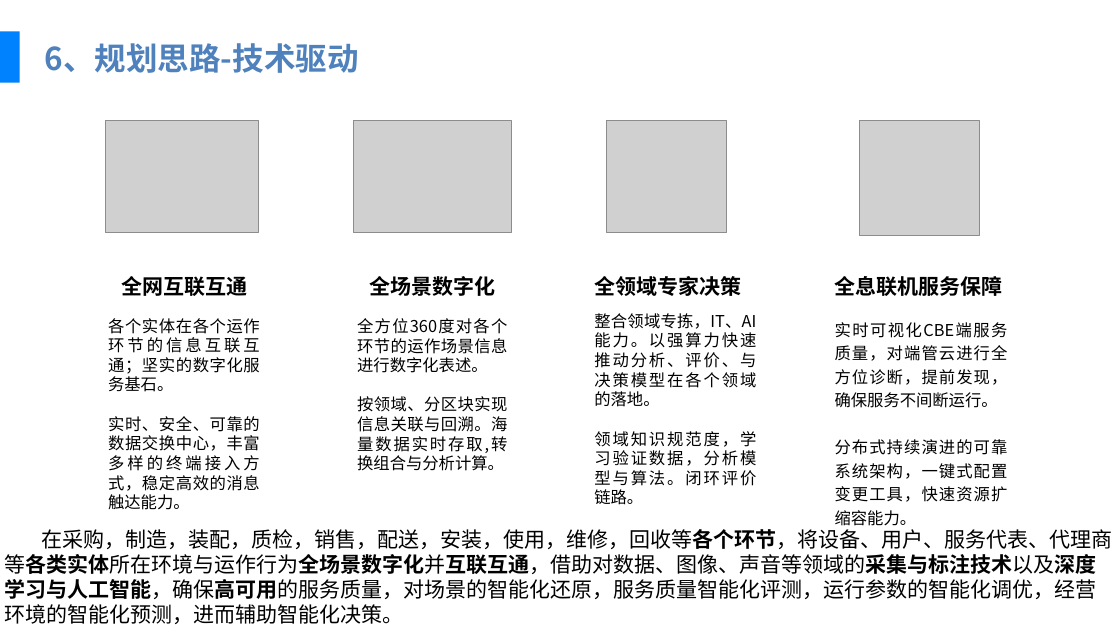
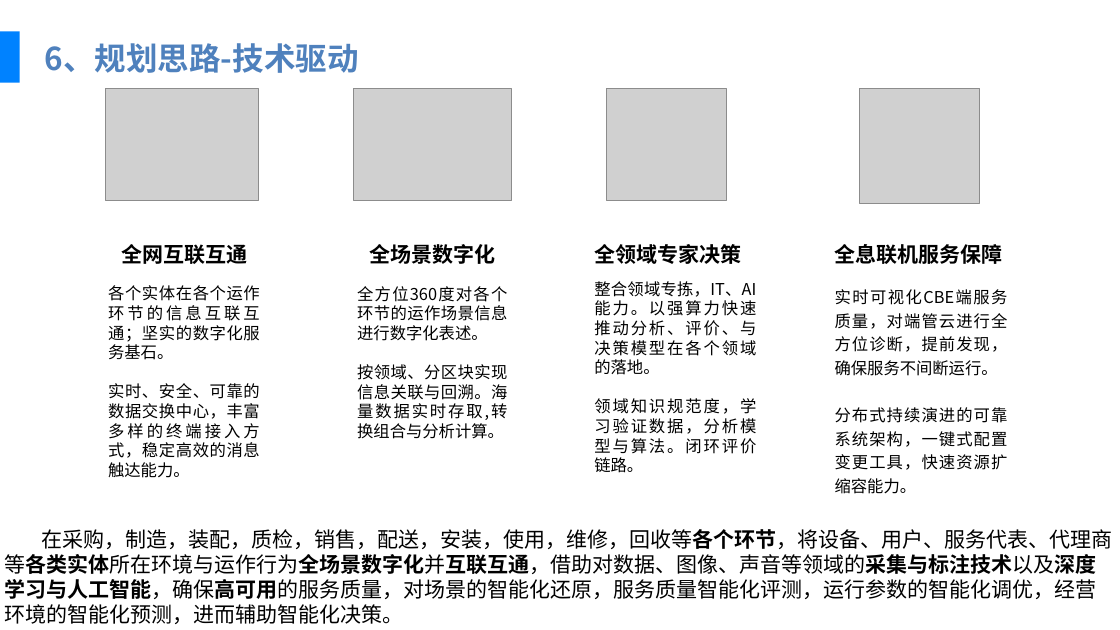
Before and after one commit to wapuboy/ha_how_to, a slide deck: slide 1 of 美的IT三年战略规划报告-20190830-先行.pptx. Drawn at 1120x630 pixels with LibreOffice and Linux fonts; fonts in the diff are those of the drawing; grey boxes stand for pictures; background and template pictures are left out. Boxes give left, top, right and bottom in pixels: in the first picture for what was removed or moved away, otherwise in the second. Text is boxed around its words. In the diff, an @@ line names an element or a change of style, - is before the commit and + after.

```diff
--- a/美的IT三年战略规划报告-20190830-先行.pptx
+++ b/美的IT三年战略规划报告-20190830-先行.pptx
@@ 6 texts, 3 pictures: place and size @@
-6 texts, 3 pictures at (105,121,1003,505)
+6 texts, 3 pictures at (105,89,1003,473)
@@ 2 texts, 1 picture: place and size @@
-2 texts, 1 picture at (108,121,1008,526)
+2 texts, 1 picture at (108,88,1008,494)
```
Also in this commit, not shown: 1 other slide changed, 7 slides added.
